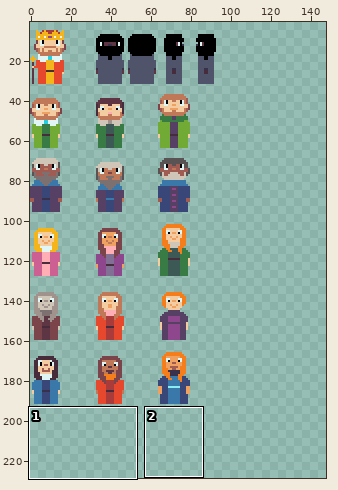
A pixel-art file gets an edit: brackeys-game-jam-2026.2/assets/aseprite/characters.aseprite. The picture above shows the old version from afar; the outline marks the close-up.
Close-up. As it was:
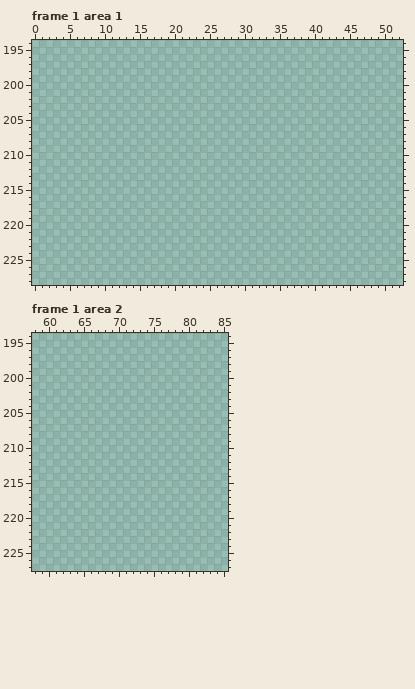
500x500 pixels, 2 frames. Shown: frame 1 area 1: x 0..52, y 194..228; frame 1 area 2: x 58..85, y 194..227. The old version is drawn lined up with the new one, on the new canvas. The wide view leaves out empty margins. The commit also changed other frames or places, which this record leaves out.
New version:
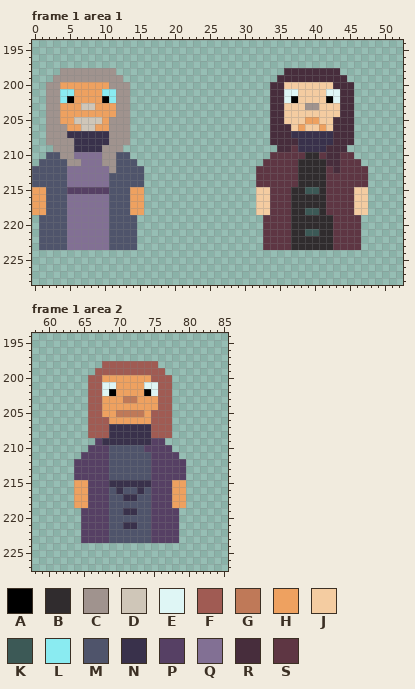
Palette (. is transparent): A #000000  B #302c2e  C #a0938e  D #cfc6b8  E #dff6f5  F #a05b53  G #bf7958  H #eea160  J #f4cca1  K #3c5956  L #8aebf1  M #4f546b  N #39314b  P #564064  Q #827094  R #472d3c  S #5e3643
What changed:
canvas 500x500 -> 160x496 (the part of the old canvas that was cut away was empty and is not shown)
--- frame 1 area 1
@@ x 0..52 @@
 197 .....................................................
-198 .....................................................
-199 .....................................................
-200 .....................................................
-201 .....................................................
-202 .....................................................
-203 .....................................................
-204 .....................................................
-205 .....................................................
-206 .....................................................
-207 .....................................................
-208 .....................................................
-209 .....................................................
-210 .....................................................
-211 .....................................................
-212 .....................................................
-213 .....................................................
-214 .....................................................
-215 .....................................................
-216 .....................................................
-217 .....................................................
-218 .....................................................
-219 .....................................................
-220 .....................................................
-221 .....................................................
-222 .....................................................
-223 .....................................................
+198 ....CCCCCCCC........................RRRRRRRR.........
+199 ...CCCCCCCCCC......................RRRRRRRRRR........
+200 ..CCHHHHHHHCCC....................RRJJJJJJJRRR.......
+201 ..CCLLHHHHLLCC....................RREEJJJJEERR.......
+202 ..CCLAHHHHALCC....................RREAJJJJAERR.......
+203 ..CCHHHDDHHHCC....................RRJJJCCJJJRR.......
+204 ..CCHHHHHHHHCC....................RRJJJJJJJJRR.......
+205 ..CCHHDDDDHCCC....................RRJJJHHJJRRR.......
+206 ..CCCHHDDHHCCC....................RRRJHJJHJRRR.......
+207 ..CCCNNNNNNCCC....................RRRNNNNNNRRR.......
+208 ..CCCCNNNNNCCC....................RRRRNNNNNRRR.......
+209 ...CCCNNNNCCC......................RRSNNNNRRR........
+210 ..MMCCQQQQCCMM....................SSSSSBBSRRSS.......
+211 .MMMMCCQQQCCMMM..................SSSSSBBBBRRSSS......
+212 MMMMMQQQQQQCMMMM................SSSSSSBBBBSRSSSS.....
+213 MMMMMQQQQQQMMMMM................SSSSSSBBBBSSSSSS.....
+214 MMMMMQQQQQQMMMMM................SSSSSSBBBBSSSSSS.....
+215 HHMMMPPPPPPMMMHH................JJSSSBBKKBSSSSJJ.....
+216 HHMMMQQQQQQMMMHH................JJSSSBBBBBSSSSJJ.....
+217 HHMMMQQQQQQMMMHH................JJSSSBBBBBSSSSJJ.....
+218 HHMMMQQQQQQMMMHH................JJSSSBBKKBSSSSJJ.....
+219 .MMMMQQQQQQMMMM..................SSSSBBBBBBSSSS......
+220 .MMMMQQQQQQMMMM..................SSSSBBBBBBSSSS......
+221 .MMMMQQQQQQMMMM..................SSSSBBKKBBSSSS......
+222 .MMMMQQQQQQMMMM..................SSSSBBBBBBSSSS......
+223 .MMMMQQQQQQMMMM..................SSSSBBBBBBSSSS......
 224 .....................................................
--- frame 1 area 2
@@ x 58..85 @@
 197 ............................
-198 ............................
-199 ............................
-200 ............................
-201 ............................
-202 ............................
-203 ............................
-204 ............................
-205 ............................
-206 ............................
-207 ............................
-208 ............................
-209 ............................
-210 ............................
-211 ............................
-212 ............................
-213 ............................
-214 ............................
-215 ............................
-216 ............................
-217 ............................
-218 ............................
-219 ............................
-220 ............................
-221 ............................
-222 ............................
-223 ............................
+198 ..........FFFFFFFF..........
+199 .........FFFFFFFFFF.........
+200 ........FFHHHHHHHFFF........
+201 ........FFEEHHHHEEFF........
+202 ........FFEAHHHHAEFF........
+203 ........FFHHHGGHHHFF........
+204 ........FFHHHHHHHHFF........
+205 ........FFHHGGGGHFFF........
+206 ........FFFHHHHHHFFF........
+207 ........FFFNNNNNNFFF........
+208 ........FFFNNNNNNFFF........
+209 .........PNNNNNNNPP.........
+210 ........PPPMMMMMPPPP........
+211 .......PPPPMMMMMMPPPP.......
+212 ......PPPPPMMMMMMPPPPP......
+213 ......PPPPPMMMMMMPPPPP......
+214 ......PPPPPMMMMMMPPPPP......
+215 ......HHPPPNNNNNNPPPHH......
+216 ......HHPPPMNMMNMPPPHH......
+217 ......HHPPPMMNNMMPPPHH......
+218 ......HHPPPMMMMMMPPPHH......
+219 .......PPPPMMNNMMPPPP.......
+220 .......PPPPMMMMMMPPPP.......
+221 .......PPPPMMNNMMPPPP.......
+222 .......PPPPMMMMMMPPPP.......
+223 .......PPPPMMMMMMPPPP.......
 224 ............................
Boxes around the changes in both close-ups, in picture pixels (x1, y1, x2, y2):
added: (32, 68, 144, 250)
added: (256, 68, 368, 250)
added: (74, 361, 186, 543)
